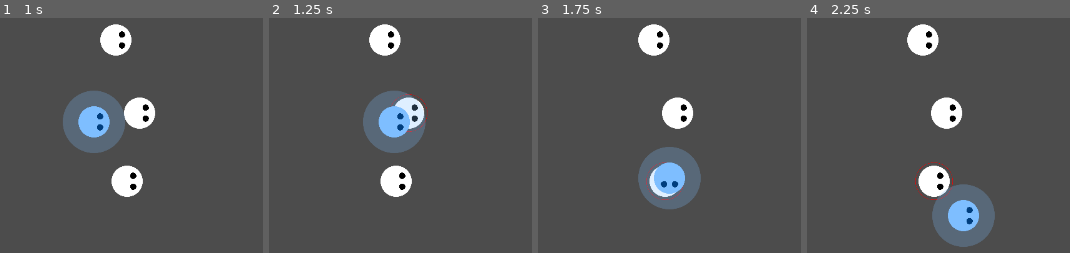
Above: before the commit, frames 1-4 (left to right).
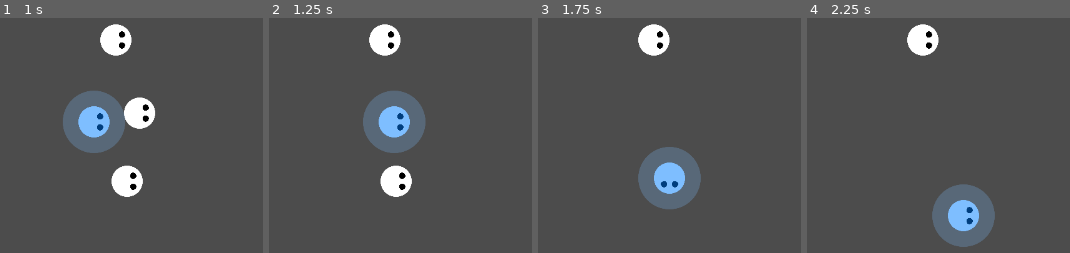
Above: after the commit, the same moments.

Repository: saimukzi/NfaoPoSim
Game: Godot game, scene res://Map/Map.tscn
The game is run twice, just before and just after one commit, with the same random seed, the same clock (stepped at 60 frames per second) and the same inputs.
Inputs:
- Up to frame 1 (1 s): tap Enter at 0.5 s; hold Right (game_right) from 0.53 s (still down); hold Z (game_eat) from 0.53 s (still down)
- Up to frame 2 (1.25 s): keep holding Right (game_right); keep holding Z (game_eat)
- Up to frame 3 (1.75 s): release Right (game_right) at 1.28 s; release Z (game_eat) at 1.28 s; hold Down (game_down) from 1.28 s (still down); tap Z (game_eat) at 1.35 s
- Up to frame 4 (2.25 s): release Down (game_down) at 2.03 s; hold Right (game_right) from 2.03 s (still down); hold Z (game_eat) from 2.03 s (still down)

Frame 1 is identical in both runs. In frame 2, 0.9% of the frame differs, in the area x 46-61%, y 32-49%; in frame 3, 1.7%; in frame 4, 2.7%, in the area x 41-59%, y 33-78%.

Commit message:
Police eat Mob logic

Diff:
--- a/Mobs/MobBase/MobBase.gd
+++ b/Mobs/MobBase/MobBase.gd
@@ -3,9 +3,13 @@
 func _ready():
 	$EatDetectionDisplay.hide()
 
-func _on_EatDetection_area_entered(area):
-	# print("_on_EatDetection_area_entered %s"%area.name)
+func _on_PlayerEatMobDisplayCollisionMask_area_entered(area):
+	# print("_on_PlayerEatDisplayMask_area_entered %s"%area.name)
 	$EatDetectionDisplay.show()
 
-func _on_EatDetection_area_exited(area):
+func _on_PlayerEatMobDisplayCollisionMask_area_exited(area):
 	$EatDetectionDisplay.hide()
+
+func _on_PlayerEatMobExecuteCollisionMask_area_entered(area):
+	print("_on_PlayerEatMobExecuteCollisionMask_area_entered %s"%area.name)
+	queue_free()
--- a/Mobs/MobBase/MobBase.tscn
+++ b/Mobs/MobBase/MobBase.tscn
@@ -3,26 +3,27 @@
 [ext_resource path="res://CharBase/CharBase.tscn" type="PackedScene" id=1]
 [ext_resource path="res://Mobs/MobBase/MobBase.gd" type="Script" id=2]
 [ext_resource path="res://common/circle-stroke-2-256.png" type="Texture" id=3]
-
-[sub_resource type="CircleShape2D" id=1]
-radius = 25.0
+[ext_resource path="res://Mobs/MobBase/MobBaseCollisionDefinition.tscn" type="PackedScene" id=4]
 
 [node name="MobBase" type="Node2D"]
 script = ExtResource( 2 )
 
 [node name="CharBase" parent="." instance=ExtResource( 1 )]
 
-[node name="EatDetection" type="Area2D" parent="."]
-gravity_vec = Vector2( 0, 0 )
-gravity = 0.0
+[node name="PlayerEatMobDisplayCollisionMask" parent="." instance=ExtResource( 4 )]
+collision_layer = 0
+monitorable = false
 
-[node name="CollisionShape2D" type="CollisionShape2D" parent="EatDetection"]
-shape = SubResource( 1 )
+[node name="PlayerEatMobExecuteCollisionMask" parent="." instance=ExtResource( 4 )]
+collision_layer = 0
+collision_mask = 2
+monitorable = false
 
 [node name="EatDetectionDisplay" type="Sprite" parent="."]
 modulate = Color( 1, 0, 0, 1 )
 scale = Vector2( 0.234, 0.234 )
 texture = ExtResource( 3 )
 
-[connection signal="area_entered" from="EatDetection" to="." method="_on_EatDetection_area_entered"]
-[connection signal="area_exited" from="EatDetection" to="." method="_on_EatDetection_area_exited"]
+[connection signal="area_entered" from="PlayerEatMobDisplayCollisionMask" to="." method="_on_PlayerEatMobDisplayCollisionMask_area_entered"]
+[connection signal="area_exited" from="PlayerEatMobDisplayCollisionMask" to="." method="_on_PlayerEatMobDisplayCollisionMask_area_exited"]
+[connection signal="area_entered" from="PlayerEatMobExecuteCollisionMask" to="." method="_on_PlayerEatMobExecuteCollisionMask_area_entered"]
--- /dev/null
+++ b/Mobs/MobBase/MobBaseCollisionDefinition.tscn
@@ -0,0 +1,9 @@
+[gd_scene load_steps=2 format=2]
+
+[sub_resource type="CircleShape2D" id=1]
+radius = 25.0
+
+[node name="PlayerEatMobCollisionDefinition" type="Area2D"]
+
+[node name="CollisionShape2D" type="CollisionShape2D" parent="."]
+shape = SubResource( 1 )
--- a/PolicePlayer/PolicePlayer.gd
+++ b/PolicePlayer/PolicePlayer.gd
@@ -22,3 +22,9 @@
 
 	if move_vector.length() > 0:
 		rotation = move_vector.angle()
+
+	# process eat
+	if Input.is_action_pressed("game_eat"):
+		$PlayerEatMobExecuteCollisionLayer.monitorable = true
+	else:
+		$PlayerEatMobExecuteCollisionLayer.monitorable = false
--- a/PolicePlayer/PolicePlayer.tscn
+++ b/PolicePlayer/PolicePlayer.tscn
@@ -3,9 +3,7 @@
 [ext_resource path="res://CharBase/CharBase.tscn" type="PackedScene" id=1]
 [ext_resource path="res://PolicePlayer/PolicePlayer.gd" type="Script" id=2]
 [ext_resource path="res://common/circle-fill-256.png" type="Texture" id=3]
-
-[sub_resource type="CircleShape2D" id=1]
-radius = 50.0
+[ext_resource path="res://PolicePlayer/PolicePlayerCollisionDefinition.tscn" type="PackedScene" id=4]
 
 [node name="PolicePlayer" type="Node2D"]
 script = ExtResource( 2 )
@@ -26,11 +24,14 @@
 [node name="EyeR" parent="Char" index="2"]
 modulate = Color( 0, 0.247059, 0.498039, 1 )
 
-[node name="EatMobArea" type="Area2D" parent="."]
-gravity_vec = Vector2( 0, 0 )
-gravity = 0.0
+[node name="PlayerEatMobDisplayCollisionLayer" parent="." instance=ExtResource( 4 )]
+collision_mask = 0
+monitoring = false
 
-[node name="CollisionShape2D" type="CollisionShape2D" parent="EatMobArea"]
-shape = SubResource( 1 )
+[node name="PlayerEatMobExecuteCollisionLayer" parent="." instance=ExtResource( 4 )]
+collision_layer = 2
+collision_mask = 0
+monitoring = false
+monitorable = false
 
 [editable path="Char"]
--- /dev/null
+++ b/PolicePlayer/PolicePlayerCollisionDefinition.tscn
@@ -0,0 +1,11 @@
+[gd_scene load_steps=2 format=2]
+
+[sub_resource type="CircleShape2D" id=1]
+radius = 50.0
+
+[node name="PolicePlayerCollisionDefinition" type="Area2D"]
+gravity_vec = Vector2( 0, 0 )
+gravity = 0.0
+
+[node name="CollisionShape2D" type="CollisionShape2D" parent="."]
+shape = SubResource( 1 )
